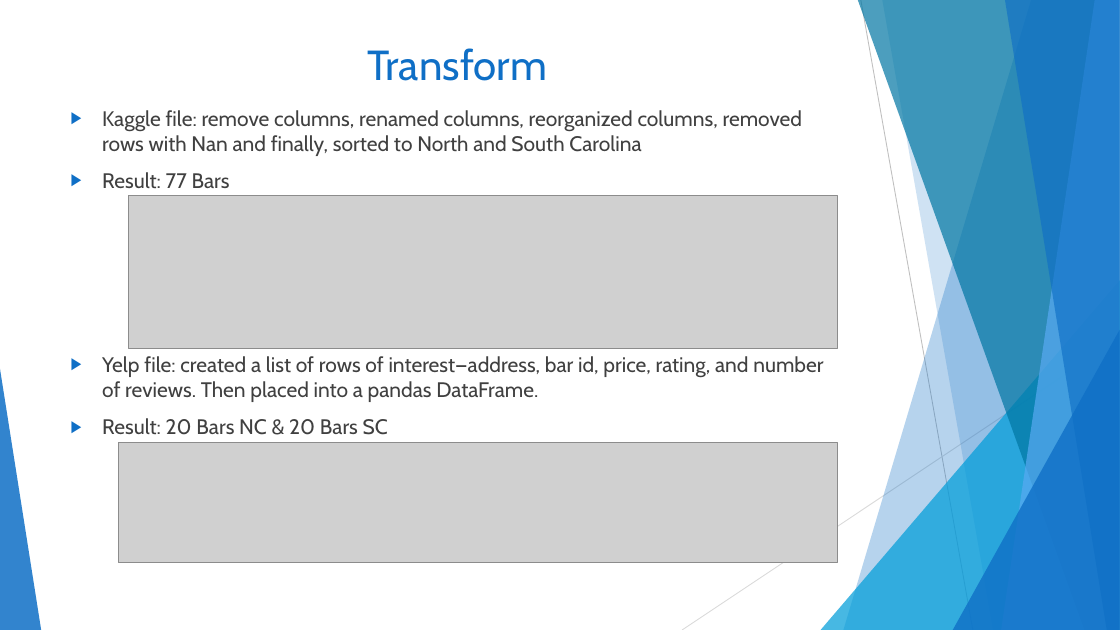
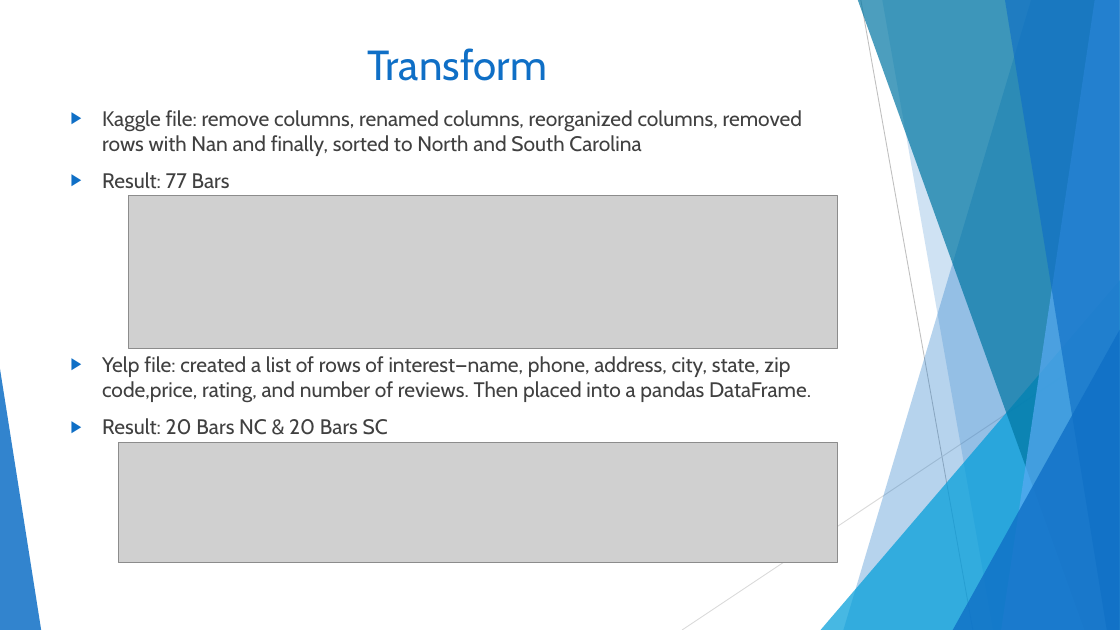
Before and after one commit to melindaeudy/ETL-Project, a slide deck: slide 5 of Carolina Brew Presentation.pptx. Drawn at 1120x630 pixels with LibreOffice and Linux fonts; fonts in the diff are those of the drawing; grey boxes stand for pictures. Boxes give left, top, right and bottom in pixels: in the first picture for what was removed or moved away, otherwise in the second. Text is boxed around its words. In the diff, an @@ line names an element or a change of style, - is before the commit and + after.

Commit message:
slide correction

```diff
--- a/Carolina Brew Presentation.pptx
+++ b/Carolina Brew Presentation.pptx
@@ text at (102, 356, 811, 402): text changed @@
-▶ Yelp file: created a list of rows of interest—address, bar id, price, rating, and number of reviews. Then placed into a pandas DataFrame.
+▶ Yelp file: created a list of rows of interest—name, phone, address, city, state, zip code,price, rating, and number of reviews. Then placed into a pandas DataFrame.
```
